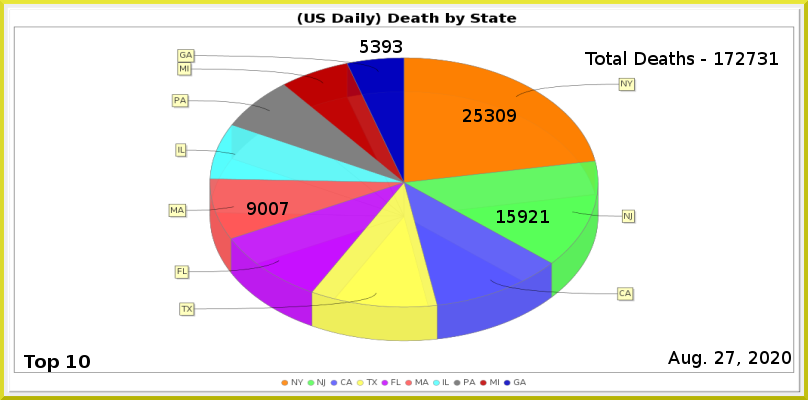
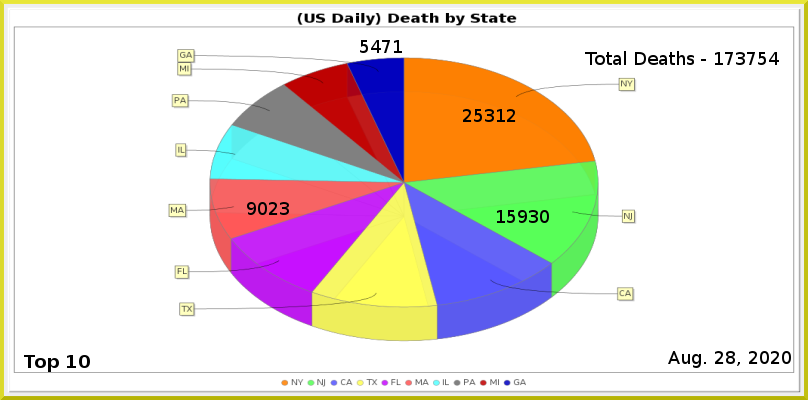
Before/after of a 808 × 400 layered artwork. What changed in the layer stack:
painted on "Least" over (371, 40, 402, 53)
painted on "MA" over (269, 202, 289, 215)
painted on "NJ" over (529, 210, 549, 223)
painted on "NY" over (496, 109, 516, 122)
renamed "Total Deaths - 172731" to "Total Deaths - 173754", painted on it over (736, 52, 779, 65)
painted on "Current Date" over (726, 351, 735, 364)
